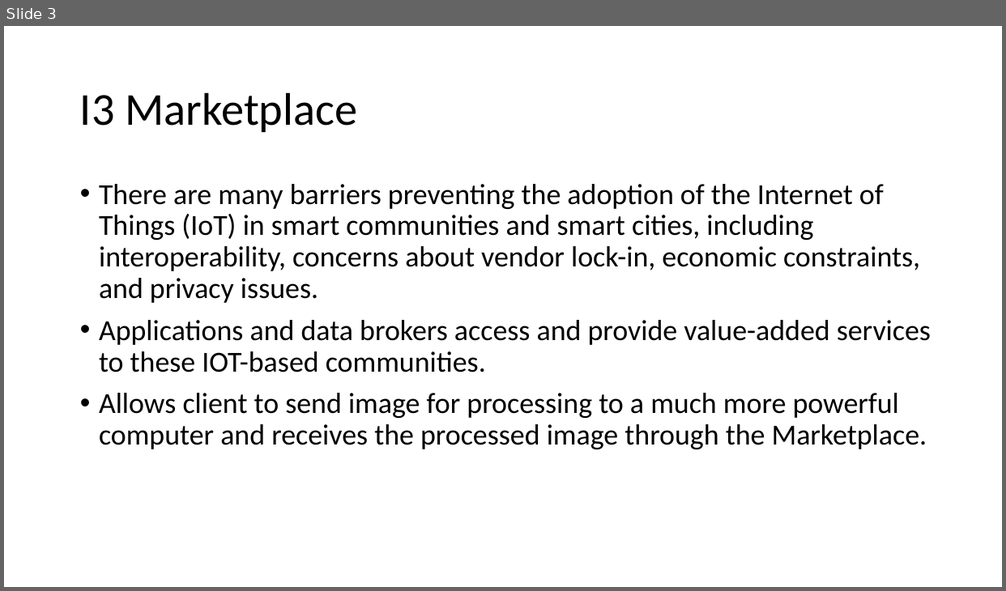
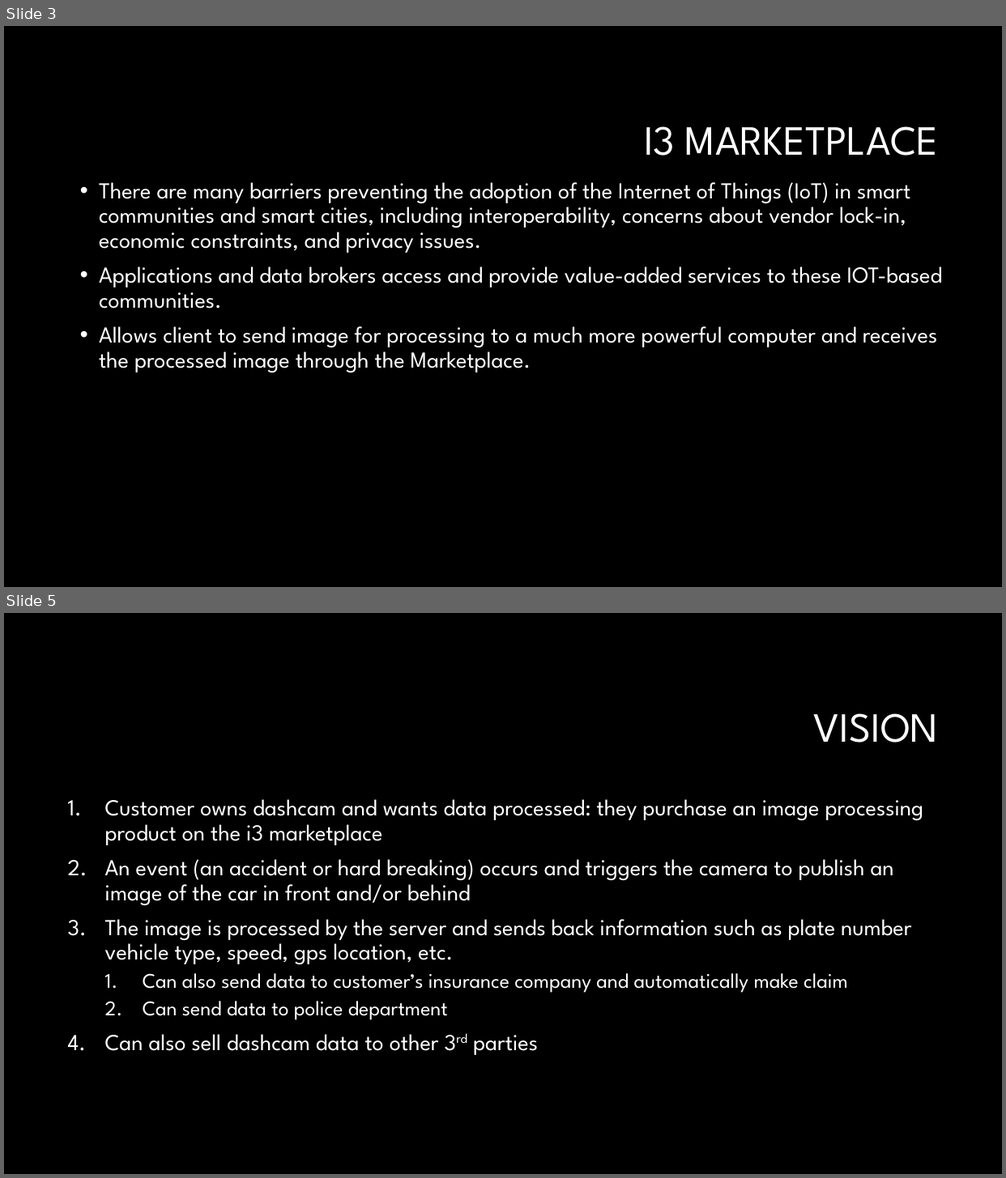
Before and after one commit to smcd253/hackIoT-2019, a slide deck: Group10-Hack-IoT 2019.pptx. Shown one above the other, each under a label of ours: slide 3 before the commit, slides 3 and 5 after it; the slides between them are not shown. The pictures are 1006x591 and 1006x1178 pixels, drawn with LibreOffice and Linux fonts; fonts in the diff are those of the drawing; background and template pictures are left out. Boxes give left, top, right and bottom in pixels: in the first picture for what was removed or moved away, otherwise in the second. Text is boxed around its words. In the diff, an @@ line names an element or a change of style, - is before the commit and + after.

```diff
--- a/Group10-Hack-IoT 2019.pptx
+++ b/Group10-Hack-IoT 2019.pptx
@@ slide 5 added at (4,613,1002,1174), background #000000 @@
@@ title added at (814,713,939,743), 40 pt, text #FFFFFF @@
+VISION
@@ text added at (105,799,924,1055), 22 pt, text #FFFFFF @@
+1. Customer owns dashcam and wants data processed: they purchase an image processing product on the i3 marketplace
+2. An event (an accident or hard breaking) occurs and triggers the camera to publish an image of the car in front and/or behind
+3. The image is processed by the server and sends back information such as plate number vehicle type, speed, gps location, etc.
+  1. Can also send data to customer’s insurance company and automatically make claim
+  2. Can send data to police department
+4. Can also sell dashcam data to other 3rd parties
@@ slide 3 changed as well @@
@@ background #FFFFFF to #000000 @@
@@ title at (644,126,938,156): text changed; size 44 to 40 pt; font Calibri to League Spartan; text colour #000000 to #FFFFFF @@
-I3 Marketplace
+I3 MARKETPLACE
@@ text "There are many barriers preventing ..." at (99,182,942,373): size 28 to 22 pt, font Calibri to League Spartan, text colour #000000 to #FFFFFF @@
```
Also in this commit, not shown: 3 other slides changed, 2 other slides added.
